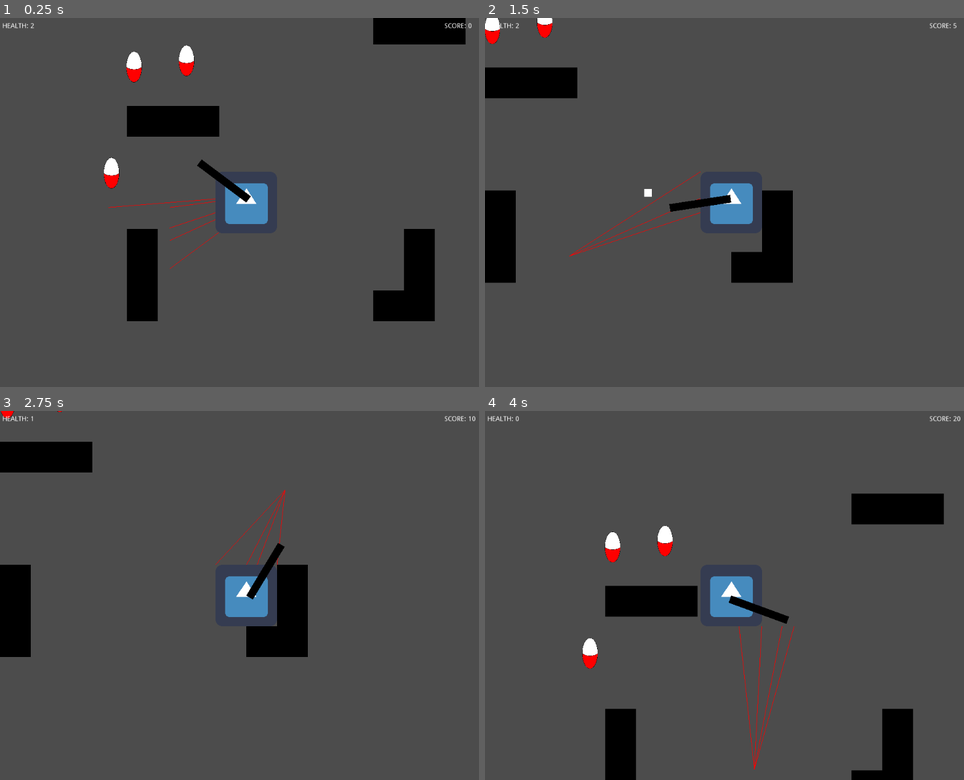
Above: before the commit, frames 1-4 (two rows, left to right).
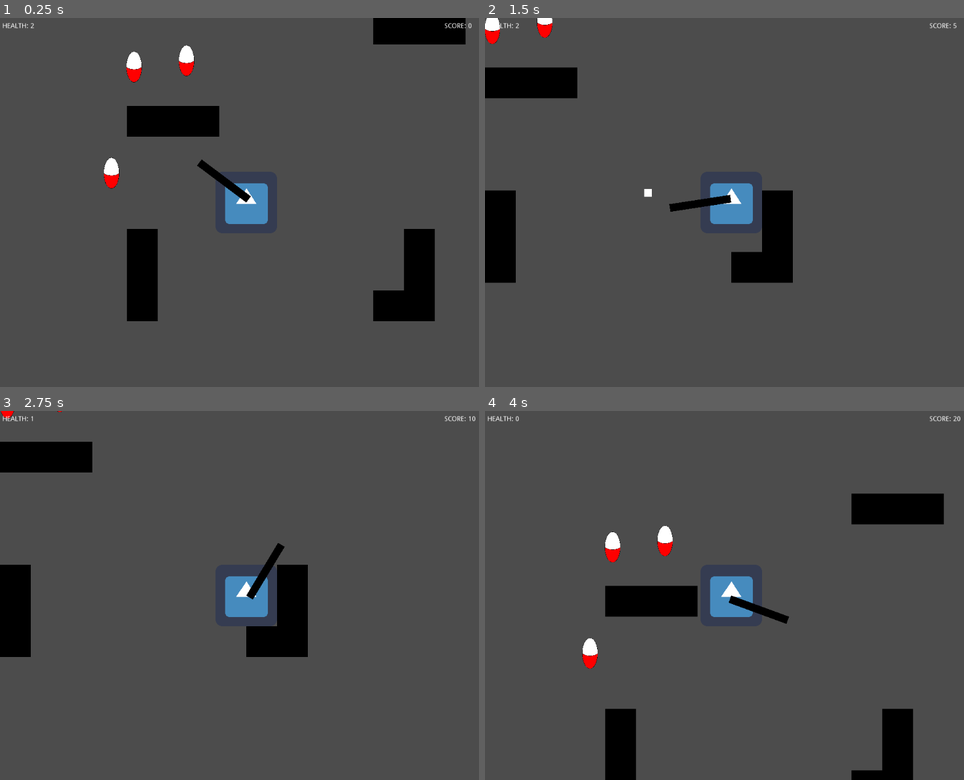
Above: after the commit, the same moments.

Repository: Develarooio/hoho-ohno
Game: Godot game, scene res://Levels/ClaytonTestLevel.tscn
The game is run twice, just before and just after one commit, with the same random seed, the same clock (stepped at 60 frames per second) and the same inputs. The project has no main scene, so this scene is started directly. The engine's default icon, where the game draws it, is replaced by a stand-in: a white triangle on a blue panel in a dark square.
Inputs (mouse positions are in pixels of both pictures, inside the frame that each line leads up to):
- Up to frame 1 (0.25 s): no input
- Up to frame 2 (1.5 s): move the mouse to (839, 184) at 0.52 s; hold D (right) 0.53-1.28 s; tap Space (dash) at 0.6 s; move the mouse to (633, 220) at 1.27 s; hold S (down) from 1.28 s (still down); click (633, 220) at 1.35 s
- Up to frame 3 (2.75 s): move the mouse to (296, 514) at 2.02 s; release S (down) at 2.03 s; hold D (right) from 2.03 s (still down); tap Space (dash) at 2.1 s
- Up to frame 4 (4 s): move the mouse to (705, 669) at 2.77 s; release D (right) at 2.78 s; hold W (up) 2.78-3.53 s; click (705, 669) at 2.85 s; move the mouse to (877, 650) at 3.52 s; hold A (left) from 3.53 s (still down); tap Space (dash) at 3.6 s

The runs differ from the first frame. In frame 1, 0.1% of the frame differs, in the area x 22-46%, y 48-68%; in frame 2, 0.2%; in frame 3, 0.1%; in frame 4, 0.3%, in the area x 52-65%, y 58-98%.

Commit message:
hide ghosty raycast

Diff:
--- a/Ghosty/Ghosty.gd
+++ b/Ghosty/Ghosty.gd
@@ -22,9 +22,10 @@
 func draw_sight(cast_result):
 	draw_line(Vector2(), (cast_result - global_position), Color(1,0,0))
 
-func _draw():
-	for hit in ray_hits:
-		draw_sight(hit)
+#draw the raycasts
+#func _draw():
+#	for hit in ray_hits:
+#		draw_sight(hit)
 
 func has_los_with_player_body(body):
 	# Cast some rays to see if there are obstacles between the player
--- a/Ghosty/Ghosty.tscn
+++ b/Ghosty/Ghosty.tscn
@@ -152,7 +152,7 @@
 radius = 54.947
 height = 20.0
 
-[node name="Ghosty" type="KinematicBody2D" index="0" groups=[
+[node name="Ghosty" type="KinematicBody2D" groups=[
 "ghosties",
 ]]
 
@@ -226,7 +226,6 @@
 
 [node name="CollisionShape2D" type="CollisionShape2D" parent="." index="1"]
 
-visible = false
 shape = SubResource( 11 )
 _sections_unfolded = [ "Transform" ]
 
@@ -244,7 +243,6 @@
 
 [node name="CollisionShape2D" type="CollisionShape2D" parent="SiteArea" index="0"]
 
-visible = false
 position = Vector2( 0, -2 )
 shape = SubResource( 12 )
 _sections_unfolded = [ "Visibility" ]
@@ -265,7 +263,6 @@
 
 [node name="GhostyArea" type="Area2D" parent="." index="5"]
 
-visible = false
 show_behind_parent = true
 input_pickable = true
 gravity_vec = Vector2( 0, 1 )
@@ -278,7 +275,6 @@
 
 [node name="CollisionShape2D" type="CollisionShape2D" parent="GhostyArea" index="0"]
 
-visible = false
 position = Vector2( -1, 0 )
 scale = Vector2( 1.01389, 1 )
 shape = SubResource( 13 )
